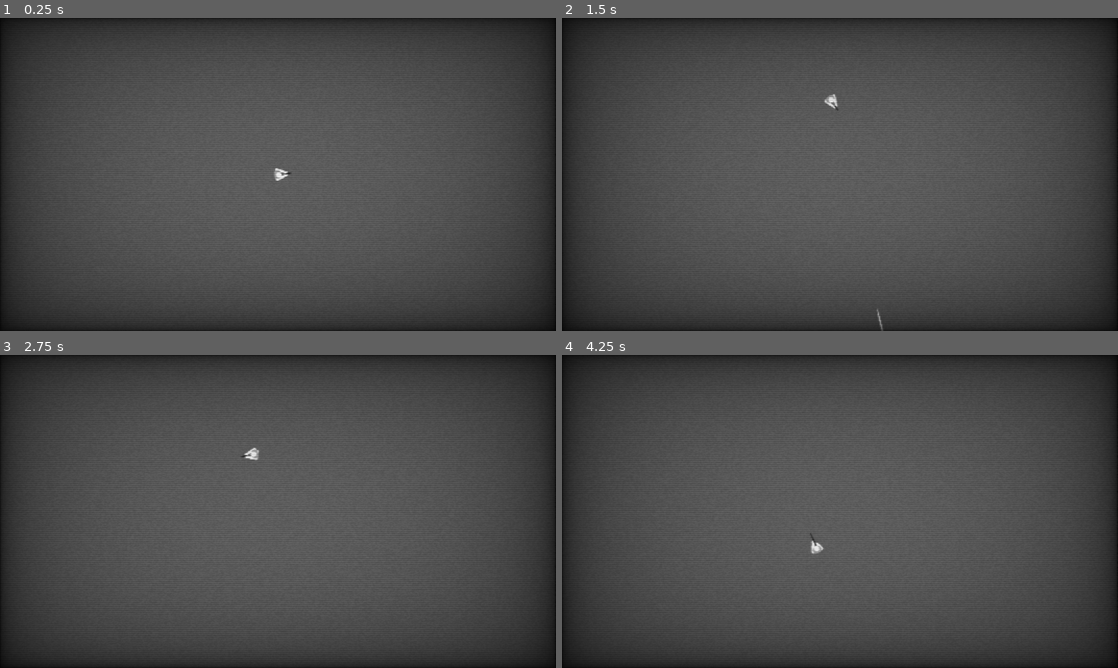
Above: before the commit, frames 1-4 (two rows, left to right).
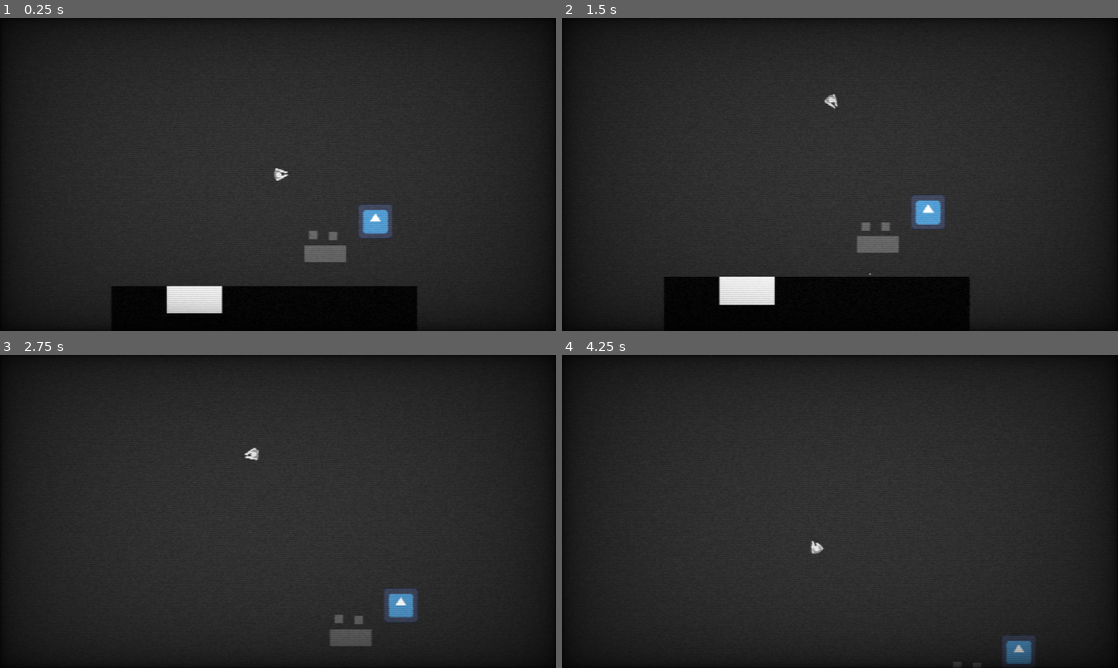
Above: after the commit, the same moments.

Repository: GakkunMoon/post-apoc-game
Game: Godot game, scene res://scenes/gameplay.tscn
Two runs of this game, one before a commit and one after it. Both use one fixed random seed, a clock stepped at 60 frames per second and the inputs below. The engine's default icon, where the game draws it, is replaced by a stand-in: a white triangle on a blue panel in a dark square.
Inputs (mouse positions are in pixels of both pictures, inside the frame that each line leads up to):
- Up to frame 1 (0.25 s): no input
- Up to frame 2 (1.5 s): move the mouse to (812, 237) at 0.52 s; hold W (up) from 0.53 s (still down); click (812, 237) at 0.6 s; move the mouse to (1006, 221) at 1.27 s; click (1006, 221) at 1.35 s
- Up to frame 3 (2.75 s): move the mouse to (111, 464) at 2.02 s; release W (up) at 2.03 s; hold A (left) from 2.03 s (still down); click (111, 464) at 2.1 s
- Up to frame 4 (4.25 s): move the mouse to (867, 511) at 2.77 s; click (867, 511) at 2.85 s; move the mouse to (756, 433) at 3.52 s; release A (left) at 3.53 s; hold S (down) from 3.53 s (still down); click (756, 433) at 3.6 s; tap R (reload) at 4.15 s

The runs differ from the first frame. In frame 1, 86% of the frame differs, in the area x 1-99%, y 1-100%; in frame 2, 86%; in frame 3, 84%; in frame 4, 85%.

Commit message:
Added building cull prototype

Diff:
--- a/project.godot
+++ b/project.godot
@@ -20,6 +20,10 @@
 window/size/viewport_width=1600
 window/size/viewport_height=900
 window/stretch/mode="viewport"
+
+[global_group]
+
+Player=""
 
 [input]
 
@@ -53,3 +57,11 @@
 "events": [Object(InputEventMouseButton,"resource_local_to_scene":false,"resource_name":"","device":-1,"window_id":0,"a …(253 unchanged characters)…
 ]
 }
+
+[layer_names]
+
+2d_physics/layer_1="World"
+2d_physics/layer_2="Player"
+2d_physics/layer_3="Enemies"
+2d_physics/layer_4="Bullets"
+2d_physics/layer_5="HurtBox"
--- a/scenes/characters/models/human/human_model.tscn
+++ b/scenes/characters/models/human/human_model.tscn
@@ -107,7 +107,7 @@
 joint_data/0/bone2d_node = NodePath("Torso/ArmR")
 joint_data/0/rotate_from_joint = false
 joint_data/0/enable_constraint = true
-joint_data/0/constraint_angle_min = 224.99995
+joint_data/0/constraint_angle_min = 224.99994
 joint_data/0/constraint_angle_max = 360.0
 joint_data/0/constraint_angle_invert = false
 joint_data/0/constraint_in_localspace = true
@@ -116,8 +116,8 @@
 joint_data/1/bone2d_node = NodePath("Torso/ArmR/ForearmR")
 joint_data/1/rotate_from_joint = false
 joint_data/1/enable_constraint = true
-joint_data/1/constraint_angle_min = 224.99995
-joint_data/1/constraint_angle_max = 349.9999
+joint_data/1/constraint_angle_min = 224.99994
+joint_data/1/constraint_angle_max = 349.99988
 joint_data/1/constraint_angle_invert = false
 joint_data/1/constraint_in_localspace = true
 joint_data/1/editor_draw_gizmo = true
@@ -140,7 +140,7 @@
 joint_data/0/rotate_from_joint = false
 joint_data/0/enable_constraint = true
 joint_data/0/constraint_angle_min = 180.0
-joint_data/0/constraint_angle_max = 314.9999
+joint_data/0/constraint_angle_max = 314.99988
 joint_data/0/constraint_angle_invert = false
 joint_data/0/constraint_in_localspace = true
 joint_data/0/editor_draw_gizmo = true
@@ -148,7 +148,7 @@
 joint_data/1/bone2d_node = NodePath("Torso/ArmL/ForearmL")
 joint_data/1/rotate_from_joint = false
 joint_data/1/enable_constraint = true
-joint_data/1/constraint_angle_min = 9.999997
+joint_data/1/constraint_angle_min = 9.999996
 joint_data/1/constraint_angle_max = 135.0
 joint_data/1/constraint_angle_invert = false
 joint_data/1/constraint_in_localspace = true
@@ -169,6 +169,57 @@
 modifications/0 = SubResource("SkeletonModification2DCCDIK_2gacj")
 modifications/1 = SubResource("SkeletonModification2DCCDIK_bsc6w")
 
+[sub_resource type="Animation" id="Animation_8s0i2"]
+length = 0.001
+tracks/0/type = "value"
+tracks/0/imported = false
+tracks/0/enabled = true
+tracks/0/path = NodePath("Torso/IKTargets/Right:position")
+tracks/0/interp = 1
+tracks/0/loop_wrap = true
+tracks/0/keys = {
+"times": PackedFloat32Array(0),
+"transitions": PackedFloat32Array(1),
+"update": 0,
+"values": [Vector2(100, 0)]
+}
+tracks/1/type = "value"
+tracks/1/imported = false
+tracks/1/enabled = true
+tracks/1/path = NodePath("Torso/IKTargets/Left:position")
+tracks/1/interp = 1
+tracks/1/loop_wrap = true
+tracks/1/keys = {
+"times": PackedFloat32Array(0),
+"transitions": PackedFloat32Array(1),
+"update": 0,
+"values": [Vector2(-100, 0)]
+}
+tracks/2/type = "value"
+tracks/2/imported = false
+tracks/2/enabled = true
+tracks/2/path = NodePath("Torso/IKTargets/Pistol:visible")
+tracks/2/interp = 1
+tracks/2/loop_wrap = true
+tracks/2/keys = {
+"times": PackedFloat32Array(0),
+"transitions": PackedFloat32Array(1),
+"update": 1,
+"values": [false]
+}
+tracks/3/type = "value"
+tracks/3/imported = false
+tracks/3/enabled = true
+tracks/3/path = NodePath("Torso/IKTargets/Rifle:visible")
+tracks/3/interp = 1
+tracks/3/loop_wrap = true
+tracks/3/keys = {
+"times": PackedFloat32Array(0),
+"transitions": PackedFloat32Array(1),
+"update": 1,
+"values": [false]
+}
+
 [sub_resource type="Animation" id="Animation_bsc6w"]
 resource_name = "pistol"
 length = 0.001
@@ -221,57 +272,6 @@
 "values": [false]
 }
 
-[sub_resource type="Animation" id="Animation_8s0i2"]
-length = 0.001
-tracks/0/type = "value"
-tracks/0/imported = false
-tracks/0/enabled = true
-tracks/0/path = NodePath("Torso/IKTargets/Right:position")
-tracks/0/interp = 1
-tracks/0/loop_wrap = true
-tracks/0/keys = {
-"times": PackedFloat32Array(0),
-"transitions": PackedFloat32Array(1),
-"update": 0,
-"values": [Vector2(100, 0)]
-}
-tracks/1/type = "value"
-tracks/1/imported = false
-tracks/1/enabled = true
-tracks/1/path = NodePath("Torso/IKTargets/Left:position")
-tracks/1/interp = 1
-tracks/1/loop_wrap = true
-tracks/1/keys = {
-"times": PackedFloat32Array(0),
-"transitions": PackedFloat32Array(1),
-"update": 0,
-"values": [Vector2(-100, 0)]
-}
-tracks/2/type = "value"
-tracks/2/imported = false
-tracks/2/enabled = true
-tracks/2/path = NodePath("Torso/IKTargets/Pistol:visible")
-tracks/2/interp = 1
-tracks/2/loop_wrap = true
-tracks/2/keys = {
-"times": PackedFloat32Array(0),
-"transitions": PackedFloat32Array(1),
-"update": 1,
-"values": [false]
-}
-tracks/3/type = "value"
-tracks/3/imported = false
-tracks/3/enabled = true
-tracks/3/path = NodePath("Torso/IKTargets/Rifle:visible")
-tracks/3/interp = 1
-tracks/3/loop_wrap = true
-tracks/3/keys = {
-"times": PackedFloat32Array(0),
-"transitions": PackedFloat32Array(1),
-"update": 1,
-"values": [false]
-}
-
 [sub_resource type="Animation" id="Animation_2fd5s"]
 resource_name = "rifle"
 length = 0.001
@@ -341,15 +341,18 @@
 fill_from = Vector2(0.5, 0.5)
 
 [node name="HumanModel" type="Node2D"]
+texture_filter = 1
 script = ExtResource("1_bsc6w")
 
 [node name="Feet" type="Node2D" parent="."]
 
 [node name="FootR" type="Sprite2D" parent="Feet"]
+texture_filter = 1
 position = Vector2(9, 5)
 texture = ExtResource("1_qtr4q")
 
 [node name="FootL" type="Sprite2D" parent="Feet"]
+texture_filter = 1
 position = Vector2(-9, 5)
 texture = ExtResource("1_qtr4q")
 
@@ -366,40 +369,43 @@
 position = Vector2(0, 1)
 
 [node name="ArmR" type="Sprite2D" parent="Torso/Arms"]
+texture_filter = 1
 position = Vector2(16, 2)
-rotation = -0.23549938
-scale = Vector2(0.9999829, 0.9999829)
+rotation = 1.5707965
+scale = Vector2(0.9999827, 0.9999827)
 texture = ExtResource("2_8jm5h")
 
 [node name="Forearm" type="Sprite2D" parent="Torso/Arms/ArmR"]
-position = Vector2(1.9073486e-06, -13.000005)
-rotation = -0.17453414
-scale = Vector2(1.0000061, 1.0000061)
+position = Vector2(0.00046014786, -13)
+rotation = -0.17453463
+scale = Vector2(0.99999803, 0.99999803)
 texture = ExtResource("3_2gacj")
 
 [node name="Hand" type="Sprite2D" parent="Torso/Arms/ArmR/Forearm"]
-position = Vector2(-3.8146973e-06, -19.000002)
-scale = Vector2(1.0000118, 1.0000118)
+position = Vector2(-0.00018262863, -19.000072)
+scale = Vector2(1.0000099, 1.0000099)
 texture = ExtResource("4_2gacj")
 
 [node name="ArmL" type="Sprite2D" parent="Torso/Arms"]
+texture_filter = 1
 position = Vector2(-16, 2)
-rotation = 0.2354995
-scale = Vector2(0.99997735, 0.99997735)
+rotation = -1.5707961
+scale = Vector2(0.9999781, 0.9999781)
 texture = ExtResource("2_8jm5h")
 
 [node name="Forearm" type="Sprite2D" parent="Torso/Arms/ArmL"]
-position = Vector2(5.722046e-06, -13.000011)
-rotation = 0.17453289
-scale = Vector2(1.0000095, 1.0000095)
+position = Vector2(-7.1525574e-07, -13)
+rotation = 0.17453286
+scale = Vector2(1.0000094, 1.0000094)
 texture = ExtResource("3_2gacj")
 
 [node name="Hand" type="Sprite2D" parent="Torso/Arms/ArmL/Forearm"]
-position = Vector2(3.8146973e-06, -19.000051)
-scale = Vector2(1.0000026, 1.0000026)
+position = Vector2(-4.7683716e-07, -19.000004)
+scale = Vector2(1.0000021, 1.0000021)
 texture = ExtResource("4_2gacj")
 
 [node name="Chest" type="Sprite2D" parent="Torso"]
+texture_filter = 1
 texture = ExtResource("2_aawpy")
 
 [node name="Skeleton2D" type="Skeleton2D" parent="Torso"]
@@ -530,13 +536,14 @@
 z_as_relative = false
 position = Vector2(0, -65)
 enabled = false
-energy = 0.7
+energy = 1.5
 texture = SubResource("GradientTexture2D_bsc6w")
-texture_scale = 1.5
+texture_scale = 2.0
 
 [node name="Timer" type="Timer" parent="Torso/IKTargets/Flash"]
 wait_time = 0.05
 one_shot = true
 
 [node name="Head" type="Sprite2D" parent="."]
+texture_filter = 1
 texture = ExtResource("3_8jm5h")
--- a/scenes/characters/player/player.tscn
+++ b/scenes/characters/player/player.tscn
@@ -1,12 +1,19 @@
-[gd_scene load_steps=4 format=3 uid="uid://d1txjxaw5d63q"]
+[gd_scene load_steps=6 format=3 uid="uid://d1txjxaw5d63q"]
 
 [ext_resource type="PackedScene" uid="uid://dyx8yselug77b" path="res://scenes/characters/models/human/human_model.tscn" id="1_7uws0"]
 [ext_resource type="Script" uid="uid://dpg223ru3n4ra" path="res://scenes/characters/player/player.gd" id="1_t61fv"]
+[ext_resource type="PackedScene" uid="uid://bwttv7f1pgsvc" path="res://scenes/elements/hurt_box/hurt_box.tscn" id="3_686vu"]
 
 [sub_resource type="CircleShape2D" id="CircleShape2D_bcx1r"]
-radius = 17.0
+radius = 20.0
 
-[node name="Player" type="CharacterBody2D"]
+[sub_resource type="CircleShape2D" id="CircleShape2D_hss88"]
+radius = 15.0
+
+[node name="Player" type="CharacterBody2D" groups=["Player"]]
+z_index = 10
+collision_layer = 2
+collision_mask = 5
 script = ExtResource("1_t61fv")
 move_speed = null
 
@@ -25,3 +32,10 @@
 
 [node name="Camera2D" type="Camera2D" parent="Camera"]
 zoom = Vector2(0.8, 0.8)
+
+[node name="HurtBox" parent="." instance=ExtResource("3_686vu")]
+
+[node name="CollisionShape2D" parent="HurtBox" index="0"]
+shape = SubResource("CircleShape2D_hss88")
+
+[editable path="HurtBox"]
--- a/scenes/elements/bullet/bullet.gd
+++ b/scenes/elements/bullet/bullet.gd
@@ -1,8 +1,27 @@
 extends Sprite2D
 class_name Bullet
 
+var damage: int = 1
 var dir: Vector2 = Vector2.ZERO
-var speed: float = 5500
+var speed: float = 7000
+@onready var raycast: RayCast2D = $RayCast2D
+
+var impact_particles: PackedScene = preload("res://scenes/elements/bullet/impact_particles/impact_particles.tscn")
 
 func _process(delta: float) -> void:
 	global_position += dir * speed  * delta
+
+func _physics_process(delta: float) -> void:
+	if raycast.is_colliding():
+		speed = 0
+		global_position = raycast.get_collision_point()
+
+		var particles: GPUParticles2D = impact_particles.instantiate()
+		particles.emitting = true
+		particles.global_position = raycast.get_collision_point()
+		get_tree().root.add_child(particles)
+
+		var body = raycast.get_collider()
+		if body is HurtBox:
+			body.take_damage(damage)
+		queue_free()
--- a/scenes/elements/bullet/bullet.tscn
+++ b/scenes/elements/bullet/bullet.tscn
@@ -14,4 +14,11 @@
 [node name="Bullet" type="Sprite2D"]
 scale = Vector2(0.1, 2.5)
 texture = SubResource("GradientTexture2D_53por")
+offset = Vector2(0, 22)
 script = ExtResource("1_53por")
+
+[node name="RayCast2D" type="RayCast2D" parent="."]
+z_index = 20
+target_position = Vector2(0, -80)
+collision_mask = 17
+collide_with_areas = true
--- /dev/null
+++ b/scenes/elements/bullet/impact_particles/impact_particles.gd
@@ -0,0 +1,4 @@
+extends GPUParticles2D
+
+func _on_finished() -> void:
+	queue_free()
--- /dev/null
+++ b/scenes/elements/bullet/impact_particles/impact_particles.tscn
@@ -0,0 +1,53 @@
+[gd_scene load_steps=9 format=3 uid="uid://d22liiictk8h1"]
+
+[ext_resource type="Script" uid="uid://dkqr6fmhosjtj" path="res://scenes/elements/bullet/impact_particles/impact_particles.gd" id="1_ijtjv"]
+
+[sub_resource type="Gradient" id="Gradient_1ffyg"]
+offsets = PackedFloat32Array(0.42007434, 0.44237918)
+colors = PackedColorArray(1, 1, 1, 1, 1, 1, 1, 0)
+
+[sub_resource type="GradientTexture2D" id="GradientTexture2D_knqc2"]
+gradient = SubResource("Gradient_1ffyg")
+width = 8
+height = 8
+fill = 1
+fill_from = Vector2(0.5, 0.5)
+
+[sub_resource type="Curve" id="Curve_unyok"]
+_data = [Vector2(0, 1), 0.0, 0.0, 0, 0, Vector2(1, 0), 0.0, 0.0, 0, 0]
+point_count = 2
+
+[sub_resource type="CurveTexture" id="CurveTexture_0fob3"]
+curve = SubResource("Curve_unyok")
+
+[sub_resource type="Curve" id="Curve_qmhkl"]
+_data = [Vector2(0, 1), 0.0, 0.0, 0, 0, Vector2(1, 0), 0.0, 0.0, 0, 0]
+point_count = 2
+
+[sub_resource type="CurveTexture" id="CurveTexture_ynytu"]
+curve = SubResource("Curve_qmhkl")
+
+[sub_resource type="ParticleProcessMaterial" id="ParticleProcessMaterial_wm6e2"]
+particle_flag_disable_z = true
+emission_shape = 1
+emission_sphere_radius = 10.0
+radial_velocity_min = 118.54997
+radial_velocity_max = 294.07996
+radial_velocity_curve = SubResource("CurveTexture_0fob3")
+scale_curve = SubResource("CurveTexture_ynytu")
+collision_mode = 1
+collision_friction = 0.0
+collision_bounce = 0.7
+
+[node name="ImpactParticles" type="GPUParticles2D"]
+z_index = 20
+emitting = false
+amount = 2
+texture = SubResource("GradientTexture2D_knqc2")
+lifetime = 0.3
+one_shot = true
+explosiveness = 1.0
+process_material = SubResource("ParticleProcessMaterial_wm6e2")
+script = ExtResource("1_ijtjv")
+
+[connection signal="finished" from="." to="." method="_on_finished"]
--- /dev/null
+++ b/scenes/elements/hurt_box/hurt_box.gd
@@ -0,0 +1,8 @@
+extends Area2D
+class_name HurtBox
+
+var attached_entity
+
+func take_damage(dmg: int) -> void:
+	if get_parent().has_method("take_damage"):
+		get_parent().take_damage(dmg)
--- /dev/null
+++ b/scenes/elements/hurt_box/hurt_box.tscn
@@ -0,0 +1,14 @@
+[gd_scene load_steps=3 format=3 uid="uid://bwttv7f1pgsvc"]
+
+[ext_resource type="Script" uid="uid://b0qhluwn1yes8" path="res://scenes/elements/hurt_box/hurt_box.gd" id="1_ykycq"]
+
+[sub_resource type="CircleShape2D" id="CircleShape2D_5djng"]
+
+[node name="HurtBox" type="Area2D"]
+collision_layer = 16
+collision_mask = 0
+monitoring = false
+script = ExtResource("1_ykycq")
+
+[node name="CollisionShape2D" type="CollisionShape2D" parent="."]
+shape = SubResource("CircleShape2D_5djng")
--- /dev/null
+++ b/scenes/scenario/buildings/building_01.gd
@@ -0,0 +1,18 @@
+extends Sprite2D
+
+@onready var roof: Sprite2D = $Roof
+@onready var inside_modulate: CanvasModulate = $InsideBuilding
+@onready var inside_light: PointLight2D = $PointLight2D
+
+func _on_area_2d_body_entered(body: Node2D) -> void:
+	print(body.name)
+	var tw = get_tree().create_tween().set_parallel()
+	tw.tween_property(roof, "modulate", Color.TRANSPARENT, 1.0)
+	tw.tween_property(inside_modulate, "color", Color.BLACK, 1.0)
+	tw.tween_property(inside_light, "energy", 1.0, 0.5)
+
+func _on_area_2d_body_exited(body: Node2D) -> void:
+	var tw: Tween = create_tween().set_parallel()
+	tw.tween_property(roof, "modulate", Color.WHITE, 1.0)
+	tw.tween_property(inside_modulate, "color", Color.WHITE, 1.0)
+	tw.tween_property(inside_light, "energy", 0.0, 1.0)
--- /dev/null
+++ b/scenes/scenario/buildings/building_01.tscn
@@ -0,0 +1,61 @@
+[gd_scene load_steps=6 format=3 uid="uid://d2wqh1v8jb7c"]
+
+[ext_resource type="Texture2D" uid="uid://d2akareyt06ro" path="res://assets/sprites/buildings/building_01.png" id="1_g3853"]
+[ext_resource type="Script" uid="uid://g7b7kc0dkfe1" path="res://scenes/scenario/buildings/building_01.gd" id="2_j4jdi"]
+[ext_resource type="Texture2D" uid="uid://k3rq7t553uhj" path="res://assets/sprites/buildings/building_01_mask.png" id="3_83cy4"]
+
+[sub_resource type="RectangleShape2D" id="RectangleShape2D_j4jdi"]
+size = Vector2(10, 11)
+
+[sub_resource type="OccluderPolygon2D" id="OccluderPolygon2D_83cy4"]
+cull_mode = 1
+polygon = PackedVector2Array(-2, -6, 5, -6, 5, 6, -6, 6, -6, -6, -4, -6, -4, -5, -5, -5, -5, -2, 1, -2, 1, -4, 2, -4, 2, -1, -5, -1, -5, 5, 4, 5, 4, 2, 2, 2, 2, 4, 1, 4, 1, 1, 4, 1, 4, -5, -2, -5)
+
+[node name="Building01" type="Sprite2D"]
+texture_filter = 1
+scale = Vector2(100, 100)
+texture = ExtResource("1_g3853")
+hframes = 2
+script = ExtResource("2_j4jdi")
+
+[node name="Area2D" type="Area2D" parent="."]
+collision_mask = 2
+
+[node name="CollisionShape2D" type="CollisionShape2D" parent="Area2D"]
+position = Vector2(-0.5, 0)
+shape = SubResource("RectangleShape2D_j4jdi")
+
+[node name="Background" type="Sprite2D" parent="."]
+self_modulate = Color(0.05, 0.05, 0.05, 1)
+z_index = -5
+scale = Vector2(1.5, 1.5)
+texture = ExtResource("3_83cy4")
+
+[node name="Roof" type="Sprite2D" parent="."]
+z_index = 50
+z_as_relative = false
+texture_filter = 1
+texture = ExtResource("1_g3853")
+hframes = 2
+frame = 1
+
+[node name="InsideBuilding" type="CanvasModulate" parent="."]
+
+[node name="PointLight2D" type="PointLight2D" parent="."]
+texture_filter = 2
+texture_repeat = 1
+scale = Vector2(0.95, 0.95)
+energy = 0.0
+texture = ExtResource("3_83cy4")
+
+[node name="StaticBody2D" type="StaticBody2D" parent="."]
+collision_mask = 15
+
+[node name="CollisionPolygon2D" type="CollisionPolygon2D" parent="StaticBody2D"]
+polygon = PackedVector2Array(-2, -6, 5, -6, 5, 6, -6, 6, -6, -6, -4, -6, -4, -5, -5, -5, -5, -2, 1, -2, 1, -4, 2, -4, 2, -1, -5, -1, -5, 5, 4, 5, 4, 2, 2, 2, 2, 4, 1, 4, 1, 1, 4, 1, 4, -5, -2, -5)
+
+[node name="LightOccluder2D" type="LightOccluder2D" parent="StaticBody2D"]
+occluder = SubResource("OccluderPolygon2D_83cy4")
+
+[connection signal="body_entered" from="Area2D" to="." method="_on_area_2d_body_entered"]
+[connection signal="body_exited" from="Area2D" to="." method="_on_area_2d_body_exited"]
--- /dev/null
+++ b/scenes/test_dummy.gd
@@ -0,0 +1,4 @@
+extends StaticBody2D
+
+func take_damage(dmg: int) -> void:
+	print(dmg)
--- /dev/null
+++ b/scenes/test_dummy.tscn
@@ -0,0 +1,34 @@
+[gd_scene load_steps=7 format=3 uid="uid://bsrpfyflrxd8q"]
+
+[ext_resource type="Script" uid="uid://c1qfi2fspwqw7" path="res://scenes/test_dummy.gd" id="1_amttc"]
+[ext_resource type="Texture2D" uid="uid://cv645vtiuqxhv" path="res://icon.svg" id="1_p43bn"]
+[ext_resource type="PackedScene" uid="uid://bwttv7f1pgsvc" path="res://scenes/elements/hurt_box/hurt_box.tscn" id="2_gionw"]
+
+[sub_resource type="RectangleShape2D" id="RectangleShape2D_amxg5"]
+size = Vector2(128, 128)
+
+[sub_resource type="OccluderPolygon2D" id="OccluderPolygon2D_amxg5"]
+polygon = PackedVector2Array(64, 64, 64, -64, -64, -64, -64, 64)
+
+[sub_resource type="RectangleShape2D" id="RectangleShape2D_amttc"]
+size = Vector2(130, 130)
+
+[node name="TestDummy" type="StaticBody2D"]
+collision_mask = 15
+script = ExtResource("1_amttc")
+
+[node name="Icon" type="Sprite2D" parent="."]
+texture = ExtResource("1_p43bn")
+
+[node name="CollisionShape2D" type="CollisionShape2D" parent="."]
+shape = SubResource("RectangleShape2D_amxg5")
+
+[node name="LightOccluder2D" type="LightOccluder2D" parent="."]
+occluder = SubResource("OccluderPolygon2D_amxg5")
+
+[node name="HurtBox" parent="." instance=ExtResource("2_gionw")]
+
+[node name="CollisionShape2D" parent="HurtBox" index="0"]
+shape = SubResource("RectangleShape2D_amttc")
+
+[editable path="HurtBox"]
--- a/scenes/test_world.tscn
+++ b/scenes/test_world.tscn
@@ -1,20 +1,32 @@
-[gd_scene load_steps=4 format=3 uid="uid://u0x71cmoftvc"]
+[gd_scene load_steps=7 format=3 uid="uid://u0x71cmoftvc"]
 
+[ext_resource type="Texture2D" uid="uid://k3rq7t553uhj" path="res://assets/sprites/buildings/building_01_mask.png" id="1_dvny0"]
 [ext_resource type="PackedScene" uid="uid://d1txjxaw5d63q" path="res://scenes/characters/player/player.tscn" id="1_kyfjp"]
-
-[sub_resource type="Gradient" id="Gradient_kyfjp"]
-offsets = PackedFloat32Array(1)
-colors = PackedColorArray(1, 1, 1, 1)
-
-[sub_resource type="GradientTexture2D" id="GradientTexture2D_amxg5"]
-gradient = SubResource("Gradient_kyfjp")
+[ext_resource type="PackedScene" uid="uid://bsrpfyflrxd8q" path="res://scenes/test_dummy.tscn" id="2_amxg5"]
+[ext_resource type="PackedScene" uid="uid://cm21hcqnvmb5t" path="res://scenes/scenario/table.tscn" id="3_umbte"]
+[ext_resource type="PackedScene" uid="uid://lkpkd383f6ei" path="res://scenes/scenario/chair.tscn" id="4_ynswa"]
+[ext_resource type="PackedScene" uid="uid://d2wqh1v8jb7c" path="res://scenes/scenario/buildings/building_01.tscn" id="5_ynswa"]
 
 [node name="TestWorld" type="Node2D"]
 
-[node name="Sprite2D" type="Sprite2D" parent="."]
-modulate = Color(0.3, 0.3, 0.3, 1)
-position = Vector2(352, 170)
-scale = Vector2(100, 100)
-texture = SubResource("GradientTexture2D_amxg5")
+[node name="Background" type="Sprite2D" parent="."]
+modulate = Color(0.15, 0.15, 0.15, 1)
+scale = Vector2(1000, 1000)
+texture = ExtResource("1_dvny0")
 
 [node name="Player" parent="." instance=ExtResource("1_kyfjp")]
+
+[node name="TestDummy" parent="." instance=ExtResource("2_amxg5")]
+position = Vector2(351, 168)
+
+[node name="Table" parent="." instance=ExtResource("3_umbte")]
+position = Vector2(171, 286)
+
+[node name="Chair" parent="." instance=ExtResource("4_ynswa")]
+position = Vector2(128, 219)
+
+[node name="Chair2" parent="." instance=ExtResource("4_ynswa")]
+position = Vector2(199, 221)
+
+[node name="Building01" parent="." instance=ExtResource("5_ynswa")]
+position = Vector2(0, 1000)
Not shown, removed: actividad.gd.uid
Renamed: actividad.gd -> actividades.gd
Not shown, added: actividades.gd.uid
Binary file added: assets/sprites/buildings/building_01.png
Not shown, added: assets/sprites/buildings/building_01.png.import
Binary file added: assets/sprites/buildings/building_01_mask.png
Not shown, added: assets/sprites/buildings/building_01_mask.png.import
Not shown, added: scenes/elements/bullet/impact_particles/impact_particles.gd.uid
Not shown, added: scenes/elements/hurt_box/hurt_box.gd.uid
Not shown, added: scenes/scenario/buildings/building_01.gd.uid
Not shown, added: scenes/test_dummy.gd.uid
Not shown, added: scenes/scenario/buildings/building_01.tscn9055510006.tmp
